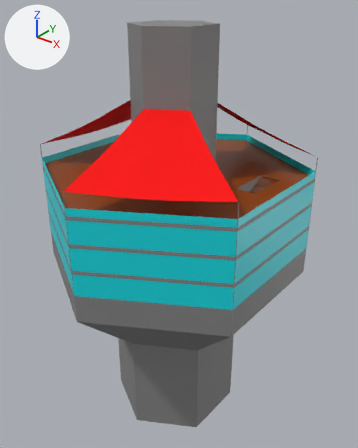
The FBX model HiveHub.fbx: old version first, new version second.
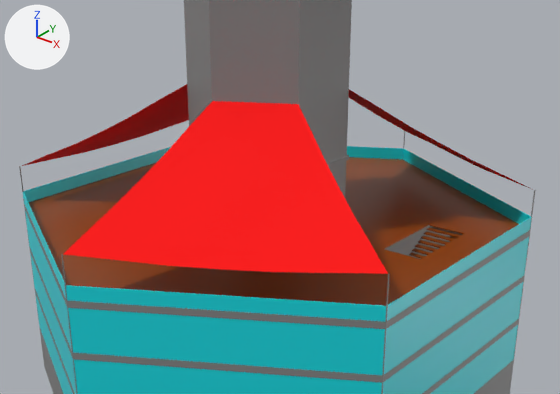
Old and new are each drawn whole from a camera (50 mm lens) standing at (43.2, -52.8, 35.6) and looking at (0.1, 1.1, 2.2) and again close up on the part from 8% to 93% of the width and 12% to 60% of the height. Lighting does not change. The marker at upper left points along +X, +Y and +Z. Objects named as collision shapes, trigger or cutter boxes, shadow casters or lower levels of detail are left out. Where no turn or scale is listed for an object, it has been applied to the vertices. Vertices at the same position are counted once.

Names of what the first close-up shows: 'fabric', 'main body', 'stairs', 'windows'.
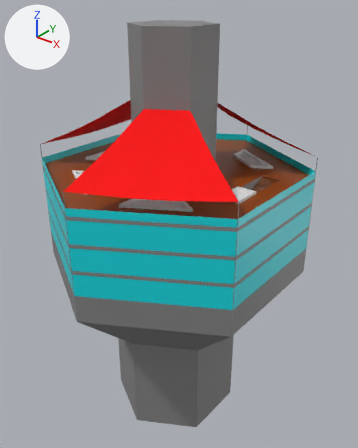
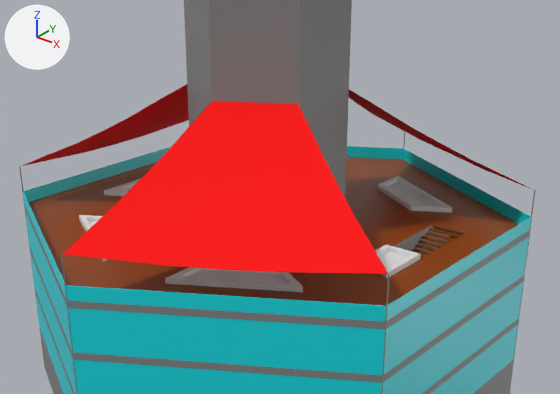
Boxes (x1, y1, x2, y2) around the edits, measured in the close-ups (560 x 394 px; the box of a moved part takes in the faces that stretch with it):
```json
{"object": "planter_outside", "change": "added", "after": [79, 176, 453, 292]}
{"part": 1, "of": "me_cylinder_009", "change": "moved or reshaped", "before": [349, 95, 480, 168], "after": [349, 95, 480, 168]}
```

Edits to the scene script, one JSON object a line:
```json
{"block": "me_cylinder_009", "where": "me_cylinder_009.from_pydata(...)  # 147 vertices, 108 faces; spans x -17.3..17.2, y -19.9..19.9, z 13.8..21.1"}
{"block": "me_cylinder_009", "where": "# used by ob_fabric; location = (0.0, 0.0, 0.0)"}
{"block": "me_cylinder_009", "where": "# before: 79 (8.9, 10.3, 16.1) at pixel (438, 144), 84 (7.6, 8.8, 17.3) at pixel (415, 130), 86 (3.8, 10.8, 17.2) at pixel (387, 119), 87 (1.9, 11.9, 17.2) at pixel (375, 114), 89 (6.2, 7.1, 18.5) at pixel (389, 116)"}
{"block": "me_cylinder_009", "where": "# before: 90 (4.6, 8.1, 18.5) at pixel (378, 111), 91 (3.1, 8.9, 18.4) at pixel (368, 107), 92 (1.5, 9.8, 18.4) at pixel (358, 102)"}
{"block": "me_cylinder_009", "change": "me_cylinder_009 part 1"}
{"op": "add", "block": "me_cylinder_009", "code": "for i in [86, 87, 89, 91, 92]: me_cylinder_009.vertices[i].co += Vector((-0.1, -0.1, -0.1))"}
{"op": "add", "block": "me_cylinder_009", "code": "for i in [79, 84, 90]: me_cylinder_009.vertices[i].co += Vector((-0.1, -0.1, -0.2))"}
{"op": "set", "path": "me_cylinder_009.vertices[75].co", "old": "(7.6, 13.2, 14.9)", "new": "(7.6, 13.2, 14.9)", "note": "pixel (442, 148) -> pixel (441, 149)"}
{"op": "set", "path": "me_cylinder_009.vertices[80].co", "old": "(6.7, 11.6, 16.1)", "new": "(6.6, 11.4, 15.9)", "note": "pixel (422, 136) -> pixel (419, 139)"}
{"op": "set", "path": "me_cylinder_009.vertices[85].co", "old": "(5.8, 10.0, 17.4)", "new": "(5.6, 9.7, 17.0)", "note": "pixel (403, 123) -> pixel (398, 127)"}
{"op": "set", "path": "me_cylinder_009.vertices[88].co", "old": "(7.7, 6.2, 18.5)", "new": "(7.6, 6.2, 18.4)", "note": "pixel (399, 122) -> pixel (398, 123)"}
{"op": "add", "block": "me_cylinder_016", "code": ["me_cylinder_016 = bpy.data.meshes.new('Cylinder.016')", "me_cylinder_016.from_pydata(...)  # 97 vertices, 72 faces; spans x -13.8..13.8, y -14.3..14.3, z 11.1..11.5"]}
{"op": "add", "block": "ob_planter_outside", "code": ["ob_planter_outside = bpy.data.objects.new('planter_outside', me_cylinder_016)", "ob_planter_outside.location = (0.0, 0.0, 0.0)"]}
```
